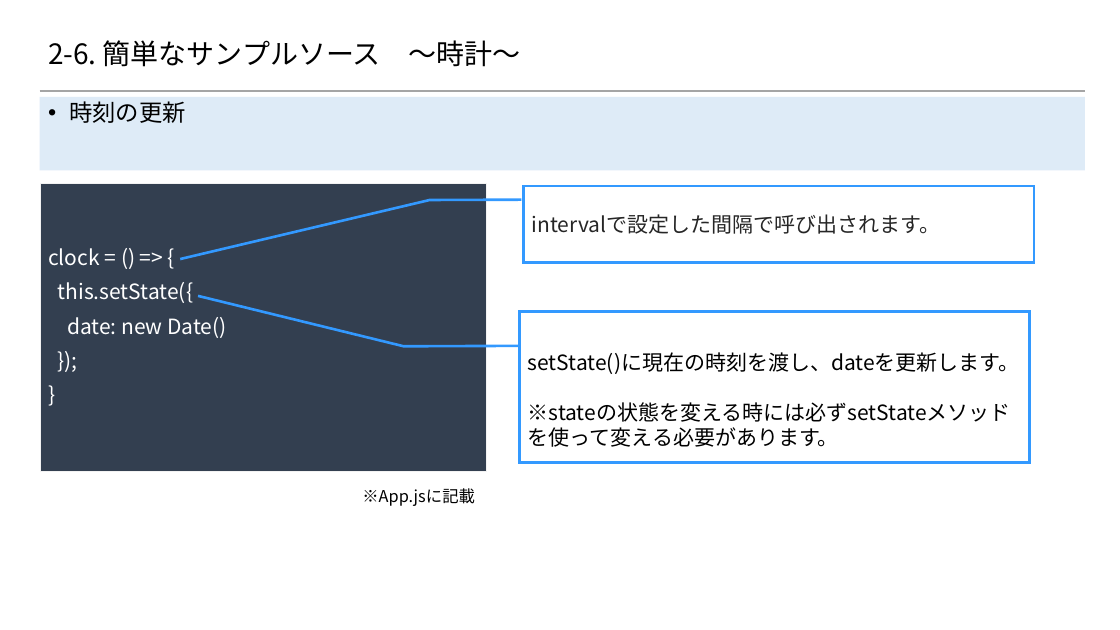
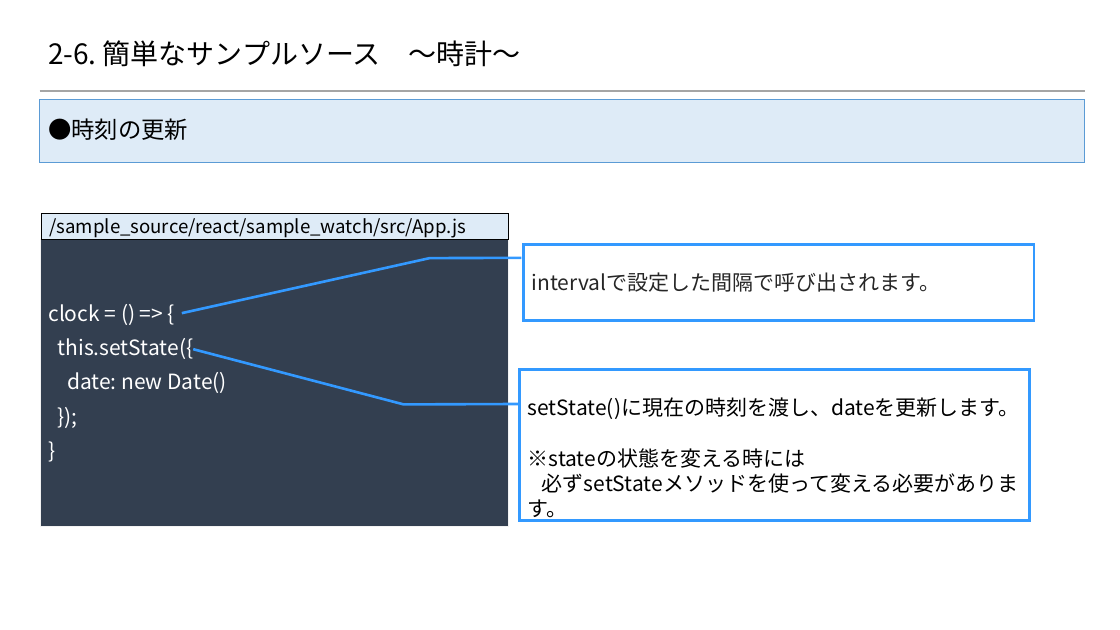
Before and after one commit to 2018SYSTEMI34/diary, a slide deck: slide 44 of doc/02_SlideShare/01.ネタ/２_Reactの基礎/Reactを用いたスマホアプリケーション開発入門 Reactの基礎編.pptx. Drawn at 1120x630 pixels with LibreOffice and Linux fonts; fonts in the diff are those of the drawing; background and template pictures are left out. Boxes give left, top, right and bottom in pixels: in the first picture for what was removed or moved away, otherwise in the second. Text is boxed around its words. In the diff, an @@ line names an element or a change of style, - is before the commit and + after.

```diff
--- a/doc/02_SlideShare/01.ネタ/２_Reactの基礎/Reactを用いたスマホアプリケーション開発入門 Reactの基礎編.pptx
+++ b/doc/02_SlideShare/01.ネタ/２_Reactの基礎/Reactを用いたスマホアプリケーション開発入門 Reactの基礎編.pptx
@@ text "●時刻の更新": place and size @@
-text "●時刻の更新" at [39,97,1085,170]
+text "●時刻の更新" at [39,99,1085,163]
@@ text "●時刻の更新" at [39,99,1085,163]: vertical alignment top to middle @@
@@ text at [48,118,188,140]: text changed @@
-• 時刻の更新
+●時刻の更新
@@ rectangle "clock = () => {": place and size @@
-rectangle "clock = () => {" at [40,183,486,471]
+rectangle "clock = () => {" at [40,239,509,528]
@@ rectangle added at [41,213,508,239], fill #DEEBF7, outline #000000 0.25 pt, 16 pt, text #000000 @@
+/sample_source/react/sample_watch/src/App.js
@@ border callout "intervalで設定した間隔で呼び出されます。": place and size @@
-border callout "intervalで設定した間隔で呼び出されます。" at [523,187,1034,263]
+border callout "intervalで設定した間隔で呼び出されます。" at [523,245,1034,321]
@@ border callout "intervalで設定した間隔で呼び出されます。" at [523,245,1034,321]: proportions changed @@
@@ border callout "setState()に現在の時刻を渡し、dateを更新します。": place and size @@
-border callout "setState()に現在の時刻を渡し、dateを更新します。" at [519,312,1030,463]
+border callout "setState()に現在の時刻を渡し、dateを更新します。" at [519,370,1030,521]
@@ border callout "setState()に現在の時刻を渡し、dateを更新します。" at [519,370,1030,521]: proportions changed @@
@@ text in border callout at [528,448,1019,521]: text changed @@
-※stateの状態を変える時には必ずsetStateメソッドを使って変える必要があります。
+※stateの状態を変える時には
+必ずsetStateメソッドを使って変える必要があります。
@@ text removed at [362,488,475,506] @@
-※App.jsに記載
```
Also in this commit, not shown: 44 other slides changed.
